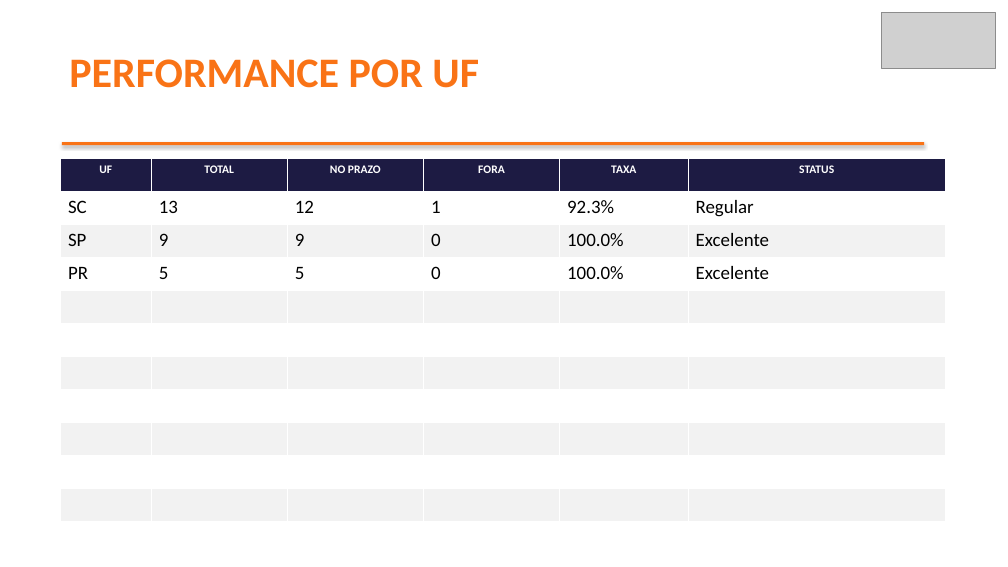
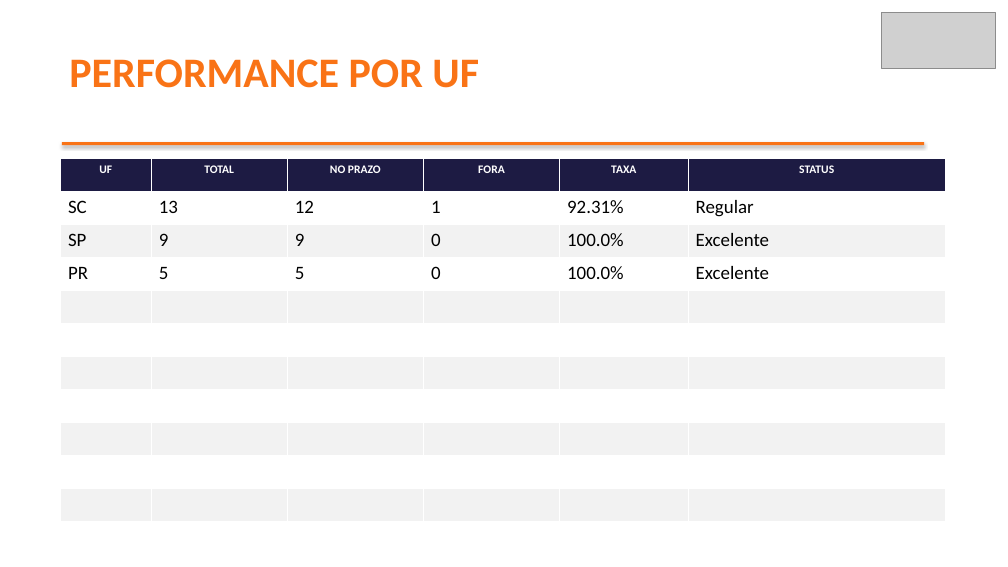
Before and after one commit to brendaelicia-sketch/PortoEX, a slide deck: slide 5 of pptx/maio_2026/SHPY_COMERCIO_DE_MATERIAL_ELET.pptx. Drawn at 1008x567 pixels with LibreOffice and Linux fonts; fonts in the diff are those of the drawing; grey boxes stand for pictures. Boxes give left, top, right and bottom in pixels: in the first picture for what was removed or moved away, otherwise in the second. Text is boxed around its words. In the diff, an @@ line names an element or a change of style, - is before the commit and + after.

```diff
--- a/pptx/maio_2026/SHPY_COMERCIO_DE_MATERIAL_ELET.pptx
+++ b/pptx/maio_2026/SHPY_COMERCIO_DE_MATERIAL_ELET.pptx
@@ table at (x1=60, y1=159, x2=945, y2=522) @@
-row 2, column 5: 92.3%
+row 2, column 5: 92.31%
```
Also in this commit, not shown: 4 other slides changed, 1 slide added, 1 slide removed.
